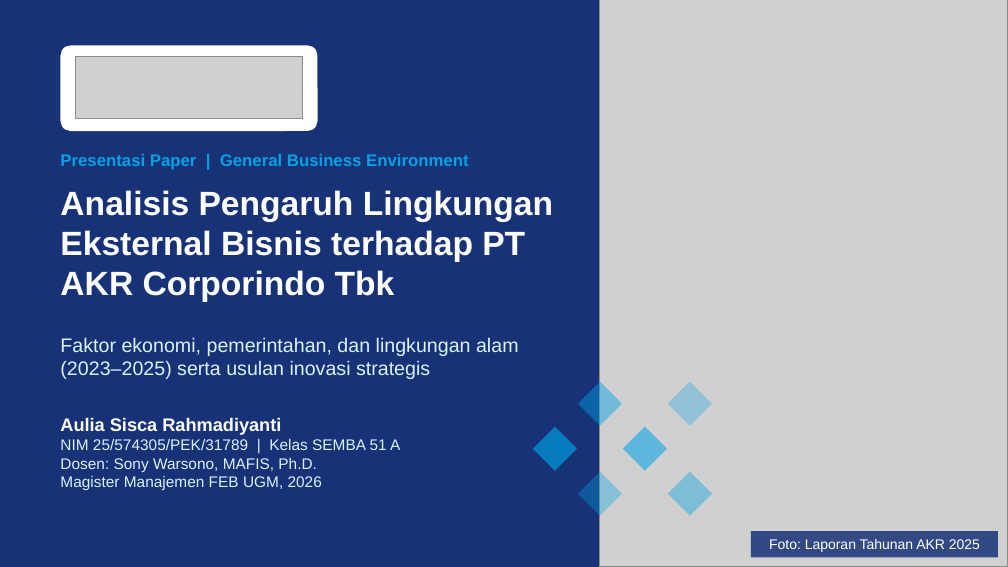
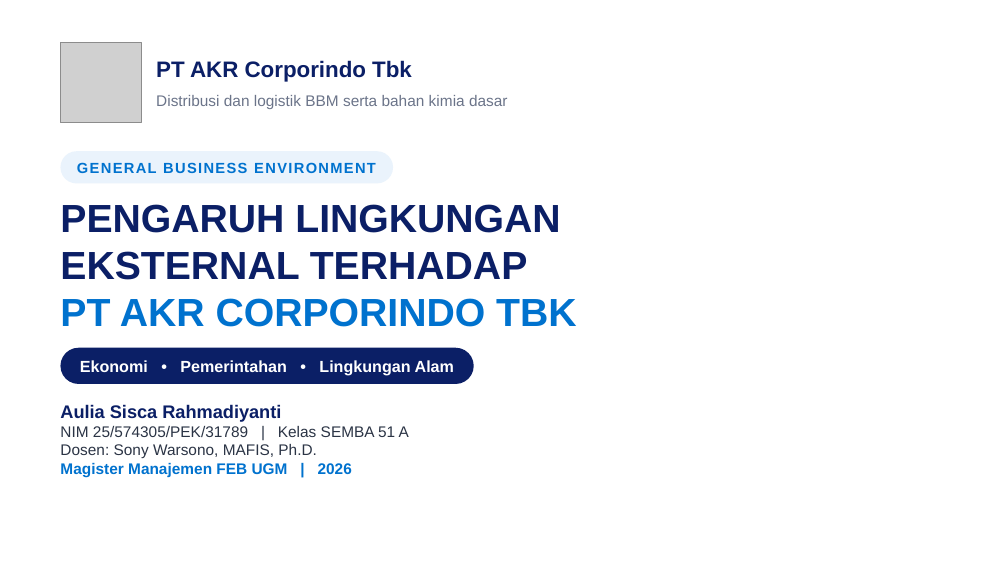
Before and after one commit to aslihabnuri/Dom-Manipulation, a slide deck: slide 1 of output-paper-GBE/Presentasi GBE - Aulia Sisca Rahmadiyanti - SEMBA 51A - PT AKR Corporindo Tbk.pptx. Drawn at 1008x567 pixels with LibreOffice and Linux fonts; fonts in the diff are those of the drawing; grey boxes stand for pictures; background and template pictures are left out. Boxes give left, top, right and bottom in pixels: in the first picture for what was removed or moved away, otherwise in the second. Text is boxed around its words. In the diff, an @@ line names an element or a change of style, - is before the commit and + after.

```diff
--- a/output-paper-GBE/Presentasi GBE - Aulia Sisca Rahmadiyanti - SEMBA 51A - PT AKR Corporindo Tbk.pptx
+++ b/output-paper-GBE/Presentasi GBE - Aulia Sisca Rahmadiyanti - SEMBA 51A - PT AKR Corporindo Tbk.pptx
@@ background #173276 to picture (left out) @@
@@ picture removed at (600, 0, 1008, 566) @@
@@ rounded rectangle removed at (60, 45, 318, 131) @@
@@ picture added at (60, 42, 141, 123) @@
@@ picture removed at (76, 56, 302, 118) @@
@@ text added at (156, 60, 412, 82), 16 pt, text #0B1F66, bold @@
+PT AKR Corporindo Tbk
@@ text added at (156, 95, 508, 109), 11 pt, text #6B7489 @@
+Distribusi dan logistik BBM serta bahan kimia dasar
@@ rounded rectangle added at (60, 151, 393, 183), fill #EAF3FC @@
@@ text at (77, 162, 376, 173): text changed; size 12 to 10.5 pt; text colour #00A1E5 to #0072CE @@
-Presentasi Paper | General Business Environment
+GENERAL BUSINESS ENVIRONMENT
@@ text at (60, 204, 576, 327): text changed; size 24 to 28 pt; text colour #FFFFFF to #0B1F66 @@
-Analisis Pengaruh Lingkungan Eksternal Bisnis terhadap PT AKR Corporindo Tbk
+PENGARUH LINGKUNGAN
+EKSTERNAL TERHADAP
+PT AKR CORPORINDO TBK
@@ text removed at (60, 337, 519, 379) @@
-Faktor ekonomi, pemerintahan, dan lingkungan alam (2023–2025) serta usulan inovasi strategis
@@ rounded rectangle added at (60, 348, 474, 384), fill #0B1F66 @@
@@ text added at (80, 360, 454, 376), 11.5 pt, text #FFFFFF, bold @@
+Ekonomi • Pemerintahan • Lingkungan Alam
@@ rectangle removed at (578, 382, 622, 426) @@
@@ rectangle removed at (668, 382, 712, 426) @@
@@ text at (60, 404, 409, 458): text colour #FFFFFF to #0B1F66 in "Aulia Sisca Rahmadiyanti"; text colour #DAF1FB to #2B3445 in "NIM 25/574305/PEK/31789 | Kelas SEMBA 51 A", "Dosen: Sony Warsono, MAFIS, Ph.D." @@
@@ text "Aulia Sisca Rahmadiyanti": place and size @@
-text "Aulia Sisca Rahmadiyanti" at (60, 417, 400, 490)
+text "Aulia Sisca Rahmadiyanti" at (60, 404, 409, 477)
@@ rectangle removed at (533, 427, 577, 471) @@
@@ rectangle removed at (623, 427, 667, 471) @@
@@ text at (60, 463, 352, 477): text changed; text colour #DAF1FB to #0072CE; bold on @@
-Magister Manajemen FEB UGM, 2026
+Magister Manajemen FEB UGM | 2026
@@ rectangle removed at (578, 471, 622, 516) @@
@@ rectangle removed at (668, 471, 712, 516) @@
@@ rectangle removed at (751, 531, 998, 557) @@
@@ text removed at (769, 539, 980, 552) @@
-Foto: Laporan Tahunan AKR 2025
```
Also in this commit, not shown: 4 other slides changed, 5 slides added, 3 slides removed.
